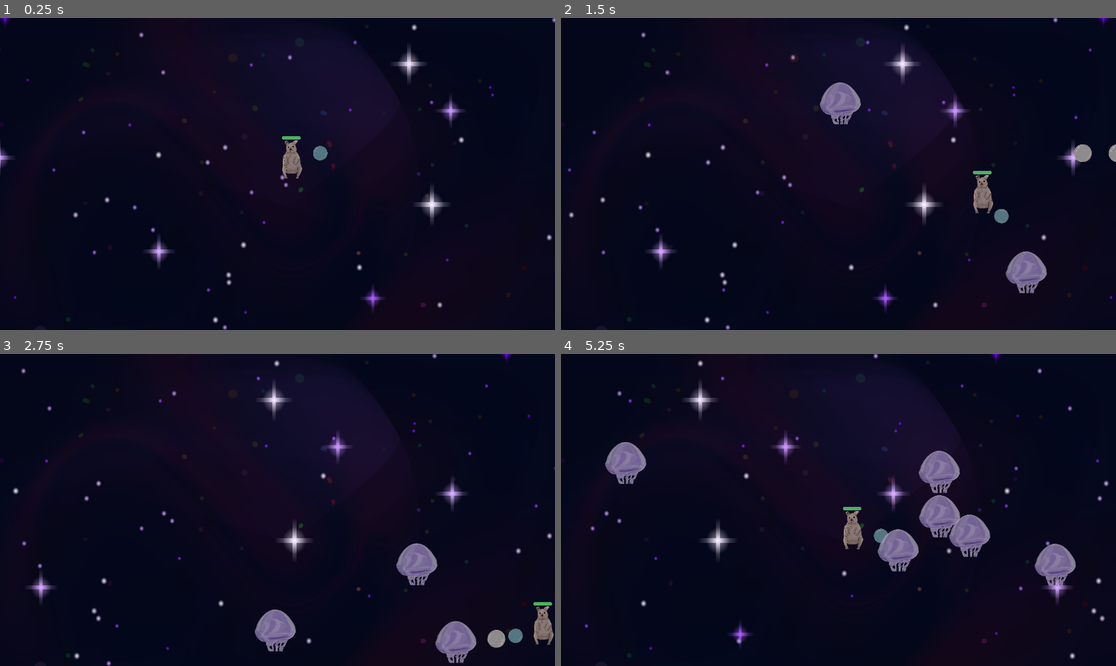
Above: before the commit, frames 1-4 (two rows, left to right).
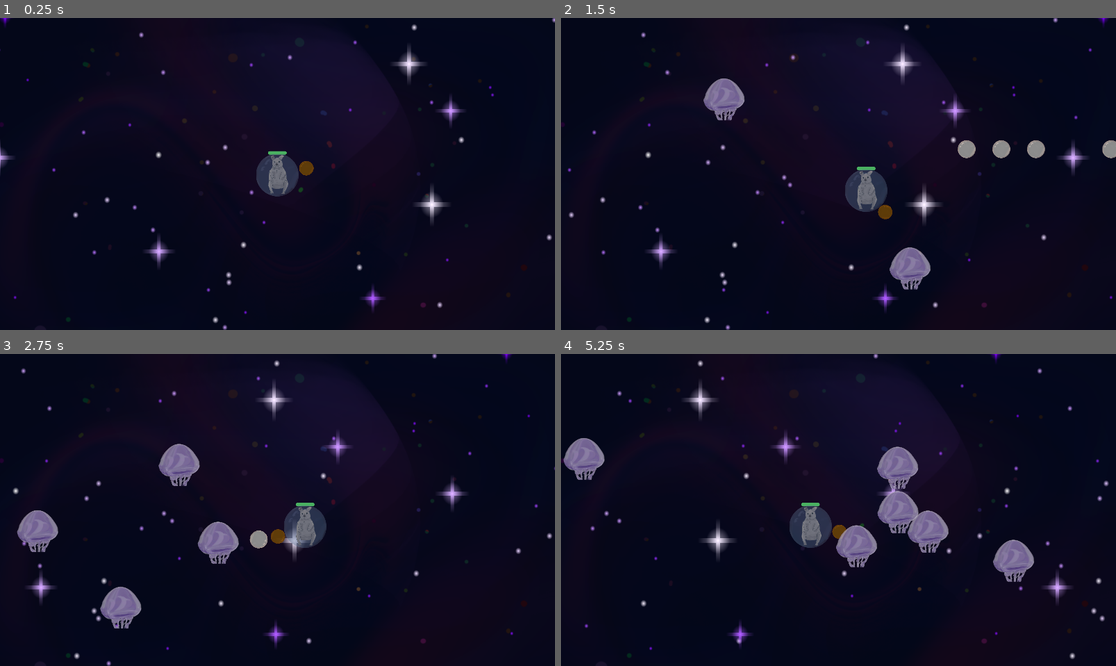
Above: after the commit, the same moments.

Repository: Prototype-Club/CosmicQuokka
Game: Godot game, scene res://Levels/stage_1.tscn
The game is run twice, just before and just after one commit, with the same random seed, the same clock (stepped at 60 frames per second) and the same inputs.
Inputs:
- Up to frame 1 (0.25 s): no input
- Up to frame 2 (1.5 s): hold D (move_right) 0.53-1.28 s; hold S (move_down) from 1.28 s (still down)
- Up to frame 3 (2.75 s): release S (move_down) at 2.03 s; hold D (move_right) from 2.03 s (still down)
- Up to frame 4 (5.25 s): release D (move_right) at 2.78 s; hold W (move_up) 2.78-3.53 s; hold A (move_left) 3.53-5.03 s; hold S (move_down) from 5.03 s (still down)

The runs differ from the first frame. In frame 1, 1.2% of the frame differs, in the area x 46-60%, y 37-58%; in frame 2, 4.8%; in frame 3, 6.4%; in frame 4, 8.6%, in the area x 0-93%, y 26-75%.

Commit message:
Camera attached to player

Diff:
--- a/Characters/quokka/bubble_gun.tscn
+++ b/Characters/quokka/bubble_gun.tscn
@@ -18,7 +18,7 @@
 scale = Vector2(-10.75, 0.666667)
 
 [node name="Bubble" type="Sprite2D" parent="WeaponPivot"]
-modulate = Color(0.600009, 0.839054, 0.927259, 1)
+modulate = Color(0.762155, 0.482433, 0.0429098, 0.870588)
 position = Vector2(-9.30233, -30)
 rotation = 3.14159
 scale = Vector2(0.00516493, -0.0823035)
--- a/Characters/quokka/quokka.tscn
+++ b/Characters/quokka/quokka.tscn
@@ -1,8 +1,9 @@
-[gd_scene load_steps=8 format=3 uid="uid://cvn2ttnt65nx5"]
+[gd_scene load_steps=9 format=3 uid="uid://cvn2ttnt65nx5"]
 
 [ext_resource type="Script" path="res://Characters/quokka/quokka.gd" id="1_kjci0"]
 [ext_resource type="Texture2D" uid="uid://bqibn7rhi81y8" path="res://Sprites/quokka-front.png" id="2_8xpty"]
 [ext_resource type="PackedScene" uid="uid://bcby2bm44r5od" path="res://Characters/quokka/bubble_gun.tscn" id="3_8gmbg"]
+[ext_resource type="Texture2D" uid="uid://qsmstsk04bqo" path="res://Sprites/bubble.png" id="4_0ceqx"]
 
 [sub_resource type="CircleShape2D" id="CircleShape2D_x3j1w"]
 radius = 35.0143
@@ -60,3 +61,17 @@
 show_percentage = false
 
 [node name="BubbleGun" parent="." instance=ExtResource("3_8gmbg")]
+
+[node name="Bubble" type="Sprite2D" parent="."]
+modulate = Color(0.545999, 0.747906, 0.964691, 0.427451)
+position = Vector2(-9.53674e-07, 3)
+scale = Vector2(0.162707, 0.162707)
+texture = ExtResource("4_0ceqx")
+
+[node name="Camera2D" type="Camera2D" parent="."]
+drag_horizontal_enabled = true
+drag_vertical_enabled = true
+drag_left_margin = 0.1
+drag_top_margin = 0.1
+drag_right_margin = 0.1
+drag_bottom_margin = 0.1
